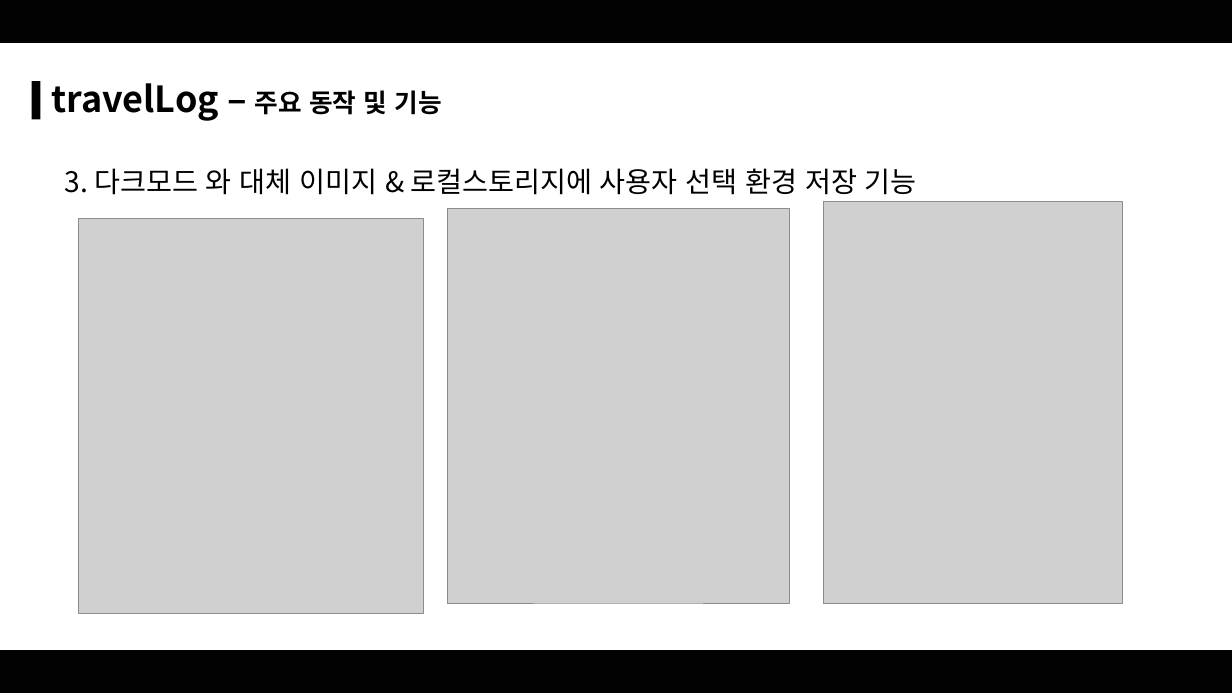
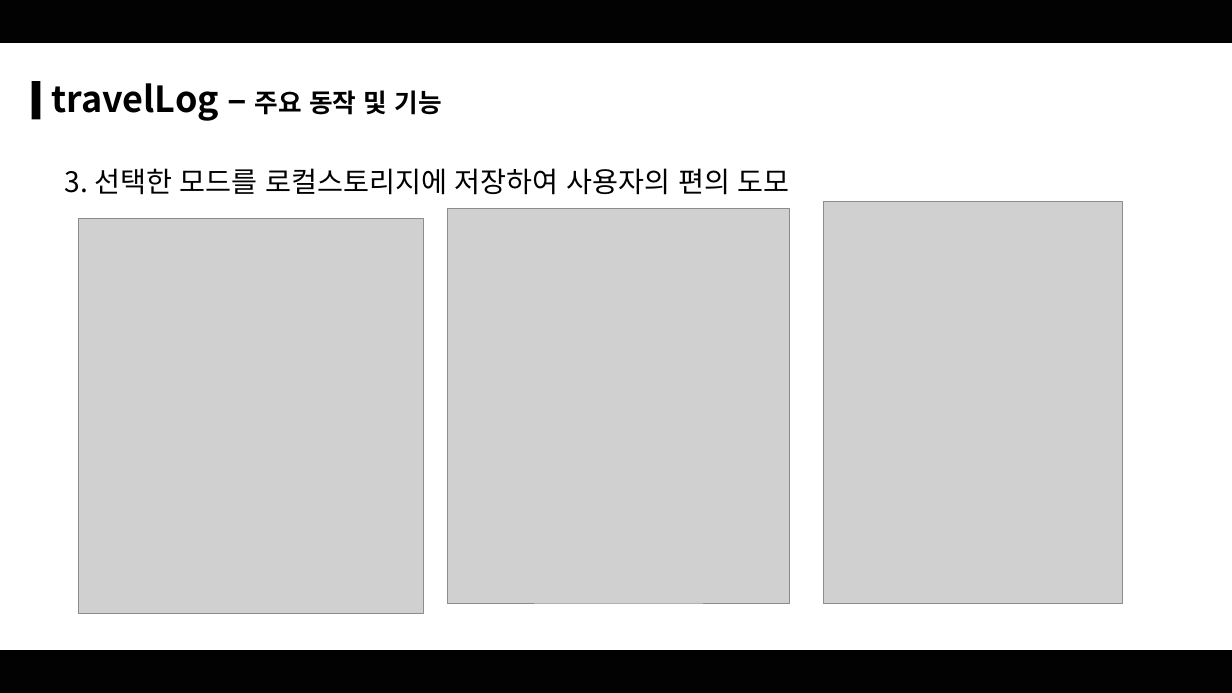
Before and after one commit to Sydneylog/travellog, a slide deck: slide 11 of travelLog.pptx. Drawn at 1232x693 pixels with LibreOffice and Linux fonts; fonts in the diff are those of the drawing; grey boxes stand for pictures. Boxes give left, top, right and bottom in pixels: in the first picture for what was removed or moved away, otherwise in the second. Text is boxed around its words. In the diff, an @@ line names an element or a change of style, - is before the commit and + after.

Commit message:
중간저장

```diff
--- a/travelLog.pptx
+++ b/travelLog.pptx
@@ subtitle at [64,168,790,195]: text changed @@
-3. 다크모드 와 대체 이미지 & 로컬스토리지에 사용자 선택 환경 저장 기능
+3. 선택한 모드를 로컬스토리지에 저장하여 사용자의 편의 도모
```
Also in this commit, not shown: 4 other slides changed, 4 other files.
